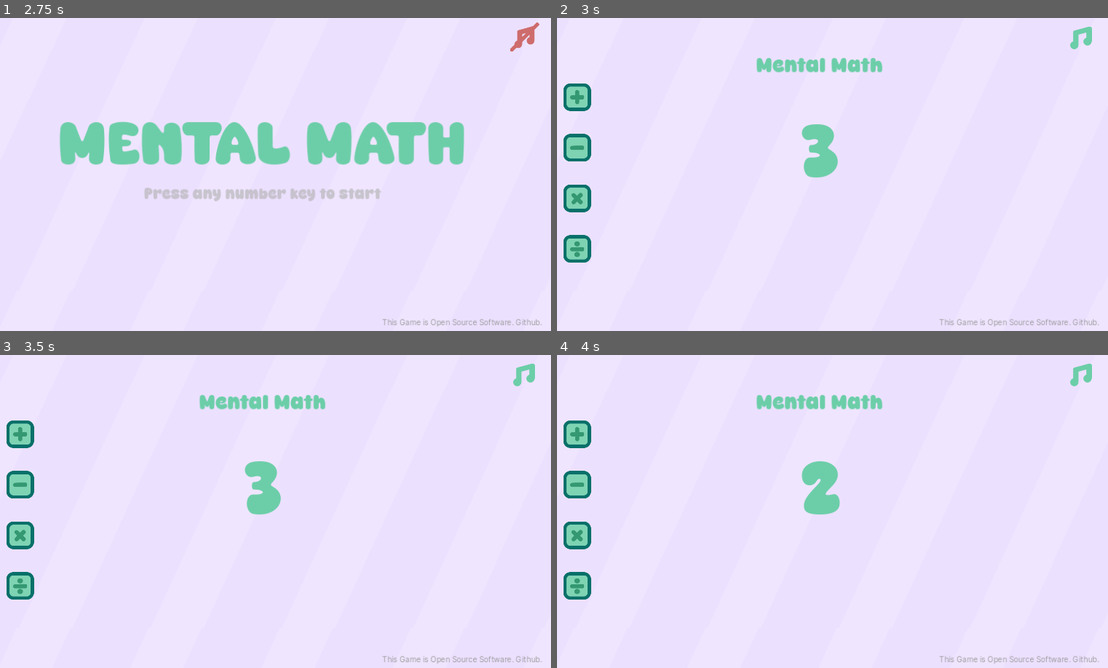
Above: before the commit, frames 1-4 (two rows, left to right).
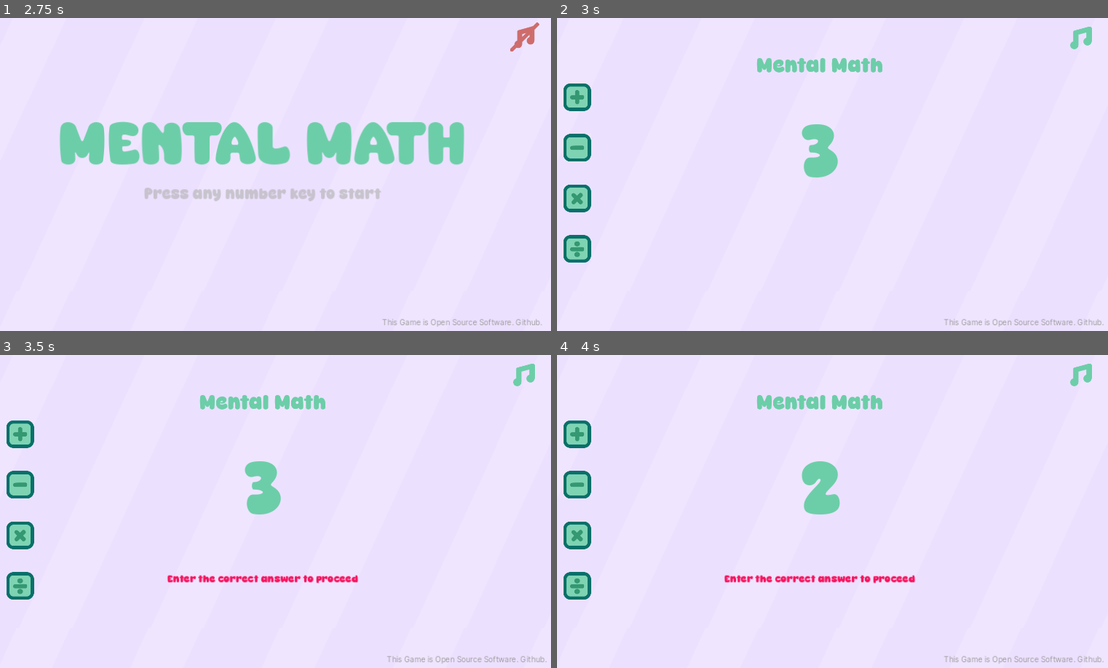
Above: after the commit, the same moments.

Repository: muhdsalm/mental-math-website
Game: Godot game, scene res://scenes/start_screen.tscn
Same seed, same stepped clock (60 frames per second), same inputs: the game is played once before the commit and once after it.
Inputs (mouse positions are in pixels of both pictures, inside the frame that each line leads up to):
- Up to frame 1 (2.75 s): click (523, 36) at 0.5 s; click (523, 36) at 1.25 s; click (523, 36) at 2 s
- Up to frame 2 (3 s): tap Enter (ui_enter, bound only after the commit) at 2.75 s; move the mouse to (948, 155) at 2.77 s; tap 1 (any_number_key) at 2.85 s
- Up to frame 3 (3.5 s): tap Enter (ui_enter, bound only after the commit) at 3.05 s
- Up to frame 4 (4 s): click (1008, 489) at 3.52 s; type "12" at 3.6 s

Frame 1 is identical in both runs. In frame 2, 0.4% of the frame differs, in the area x 36-100%, y 12-99%; in frame 3, 1.0%, in the area x 30-100%, y 12-99%; in frame 4, 1.0%.

Commit message:
Fix the mobile interface

Diff:
--- a/main UI design.svg
+++ b/main UI design.svg
@@ -543,7 +543,10 @@
        height="127.4747"
        x="2667.918"
        y="629.45282"
-       ry="27.513933" /></g><text
+       ry="27.513933"
+       inkscape:export-filename="assets/Start Button.png"
+       inkscape:export-xdpi="96"
+       inkscape:export-ydpi="96" /></g><text
      xml:space="preserve"
      style="font-style:normal;font-variant:normal;font-weight:normal;font-stretch:normal;font-size:50.7543px;font-family:Inter;-inkscape-font-specification:Inter;text-align:start;text-anchor:start;fill:#349872;fill-opacity:1;stroke:none;stroke-width:3.04653;stroke-dasharray:none;stroke-opacity:1"
      x="2866.7612"
--- a/project.godot
+++ b/project.godot
@@ -43,6 +43,11 @@
 , Object(InputEventKey,"resource_local_to_scene":false,"resource_name":"","device":-1,"window_id":0,"alt_pressed":false …(182 unchanged characters)…
 ]
 }
+ui_enter={
+"deadzone": 0.5,
+"events": [Object(InputEventKey,"resource_local_to_scene":false,"resource_name":"","device":-1,"window_id":0,"alt_pressed":false,"shift_pressed":false,"ctrl_pressed":false,"meta_pressed":false,"pressed":false,"keycode":0,"physical_keycode":4194309,"key_label":0,"unicode":0,"location":0,"echo":false,"script":null)
+]
+}
 
 [rendering]
 
--- a/scenes/main_scene.gd
+++ b/scenes/main_scene.gd
@@ -36,13 +36,12 @@
 		else:
 			$Numpads2.visible = true
 			$"Math Buttons".scale = Vector2(2, 2)
-			$AudioButton.scale = Vector2(3, 3)
+			$AudioButton.visible = false
 			$Question.visible = false
 			$Question2.visible = true
-			$"Question Marker2".scale = Vector2(3, 3)
-			$"Question Marker2".position.y = 177
+			$"Question Marker2".visible = false
 			$QuestionStopwatch.scale = Vector2(2, 2)
-			$QuestionStopwatch.position.y = 654
+			$QuestionStopwatch.position.y = 1985
 
 
 # Called every frame. 'delta' is the elapsed time since the previous frame.
@@ -56,13 +55,20 @@
 		$AudioButton.position.x = get_viewport_rect().size.x * 0.953993056
 	else:
 		$AudioButton.position.x = get_viewport_rect().size.x * 0.893229167
-	$OpenSourceDisclaimer.position.x = get_viewport_rect().size.x * 0.842013889
+	if get_viewport_rect().size.y > get_viewport_rect().size.x:
+		$OpenSourceDisclaimer.position.x = get_viewport_rect().size.x * 0.6
+	else:
+		$OpenSourceDisclaimer.position.x = get_viewport_rect().size.x * 0.85
 	$Numpads.position.x = get_viewport_rect().size.x * 0.895833333
 	$Numpads2.position.x = get_viewport_rect().size.x / 2
+	$OpenSourceDisclaimer.position.y = get_viewport_rect().size.y * 0.956790123
+	$MessageBox.position.x = get_viewport_rect().size.x / 2
+	if get_viewport_rect().size.y > get_viewport_rect().size.x:
+		$"OpenSourceDisclaimer/CenterContainer/Open Source Disclaimer".add_theme_font_size_override("font_size", 40)
 
 	if update_number:
 		$QuestionStopwatch/Label.text = str("%.2f" % ((Time.get_ticks_msec() - start_of_puzzle_number) / 1000.0))
-	elif $Question/QuestionLineEdit.text != frozen_answer:
+	elif $Question/QuestionLineEdit.text != frozen_answer or $Question2/QuestionLineEdit2.text != frozen_answer:
 		$Question/QuestionLineEdit.text = frozen_answer
 		$Question/QuestionLineEdit.add_theme_color_override("font_color", Color.from_string("06963aff", Color(1, 1, 1)))
 		$Question2/QuestionLineEdit2.add_theme_color_override("font_color", Color.from_string("06963aff", Color(1, 1, 1)))
@@ -78,6 +84,7 @@
 
 	if new_text == str(sum):
 		$Question/QuestionLineEdit.add_theme_color_override("font_color", Color.from_string("06963aff", Color(1, 1, 1)))
+		$Question2/QuestionLineEdit2.add_theme_color_override("font_color", Color.from_string("06963aff", Color(1, 1, 1)))
 		update_number = false
 		frozen_answer = new_text
 		$"Correct Answer Delay".start()
@@ -86,6 +93,7 @@
 			$CorrectAnswerChime.play()
 	else:
 		$Question/QuestionLineEdit.add_theme_color_override("font_color", Color.from_string("f6145eff", Color(1, 1, 1)))
+		$Question2/QuestionLineEdit2.add_theme_color_override("font_color", Color.from_string("f6145eff", Color(1, 1, 1)))
 
 func _on_line_edit_text_changed(new_text: String) -> void:
 	line_edit_changed_function(new_text)
@@ -117,7 +125,7 @@
 
 func apply_vars_to_ui():
 	var label = $Question/Label
-	if is_ios_or_android:
+	if is_ios_or_android and get_viewport_rect().size.y > get_viewport_rect().size.x:
 		label = $Question2/Label
 	if operation == "addition":
 		label.text = str(num1) + " + " + str(num2) + " = "
--- a/scenes/main_scene.tscn
+++ b/scenes/main_scene.tscn
@@ -173,7 +173,7 @@
 
 [node name="Question2" type="Node2D" parent="."]
 visible = false
-position = Vector2(576, 477)
+position = Vector2(576, 353)
 scale = Vector2(2, 2)
 metadata/_edit_group_ = true
 
@@ -193,9 +193,9 @@
 [node name="QuestionLineEdit2" type="LineEdit" parent="Question2"]
 unique_name_in_owner = true
 offset_left = -203.0
-offset_top = 85.0
+offset_top = 53.0
 offset_right = 193.0
-offset_bottom = 237.0
+offset_bottom = 205.0
 theme = ExtResource("3_kyuh8")
 theme_override_colors/font_color = Color(0.0235294, 0.588235, 0.227451, 1)
 theme_override_font_sizes/font_size = 120
@@ -221,6 +221,7 @@
 offset_top = 111.0
 offset_right = 805.0
 offset_bottom = 151.0
+scale = Vector2(0.5, 0.5)
 use_top_left = true
 metadata/_edit_group_ = true
 
@@ -228,8 +229,9 @@
 layout_mode = 2
 theme = ExtResource("3_kyuh8")
 theme_override_colors/font_color = Color(0.423529, 0.807843, 0.658824, 1)
-theme_override_font_sizes/font_size = 40
+theme_override_font_sizes/font_size = 80
 text = "Mental Math"
+horizontal_alignment = 1
 
 [node name="QuestionStopwatch" type="CenterContainer" parent="."]
 layout_mode = 0
@@ -392,6 +394,7 @@
 [node name="AudioStreamPlayer" type="AudioStreamPlayer" parent="Tick"]
 stream = ExtResource("18_rxejo")
 volume_db = -2.0
+parameters/looping = true
 
 [node name="CorrectAnswerChime" type="AudioStreamPlayer" parent="."]
 stream = ExtResource("19_na3t7")
--- a/scenes/start_screen.gd
+++ b/scenes/start_screen.gd
@@ -64,4 +64,7 @@
 
 
 func _on_button_button_down() -> void:
-	$StartButton.scale = Vector2(1.1, 1.1)
+	if get_viewport_rect().size.y > get_viewport_rect().size.x:
+		$StartButton.scale = Vector2(1.1, 1.1)
+	else:
+		$StartButton.scale = Vector2(0.6, 0.6)
--- a/scenes/start_screen.tscn
+++ b/scenes/start_screen.tscn
@@ -97,6 +97,7 @@
 
 [node name="MobileAppText" type="CenterContainer" parent="."]
 visible = false
+layout_mode = 0
 offset_top = 432.0
 offset_right = 40.0
 offset_bottom = 472.0
